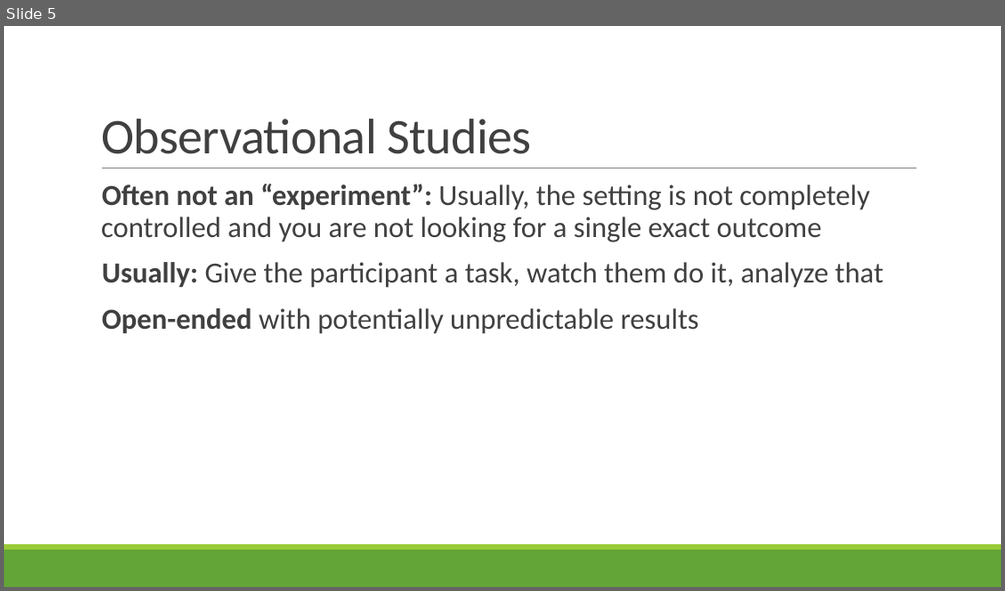
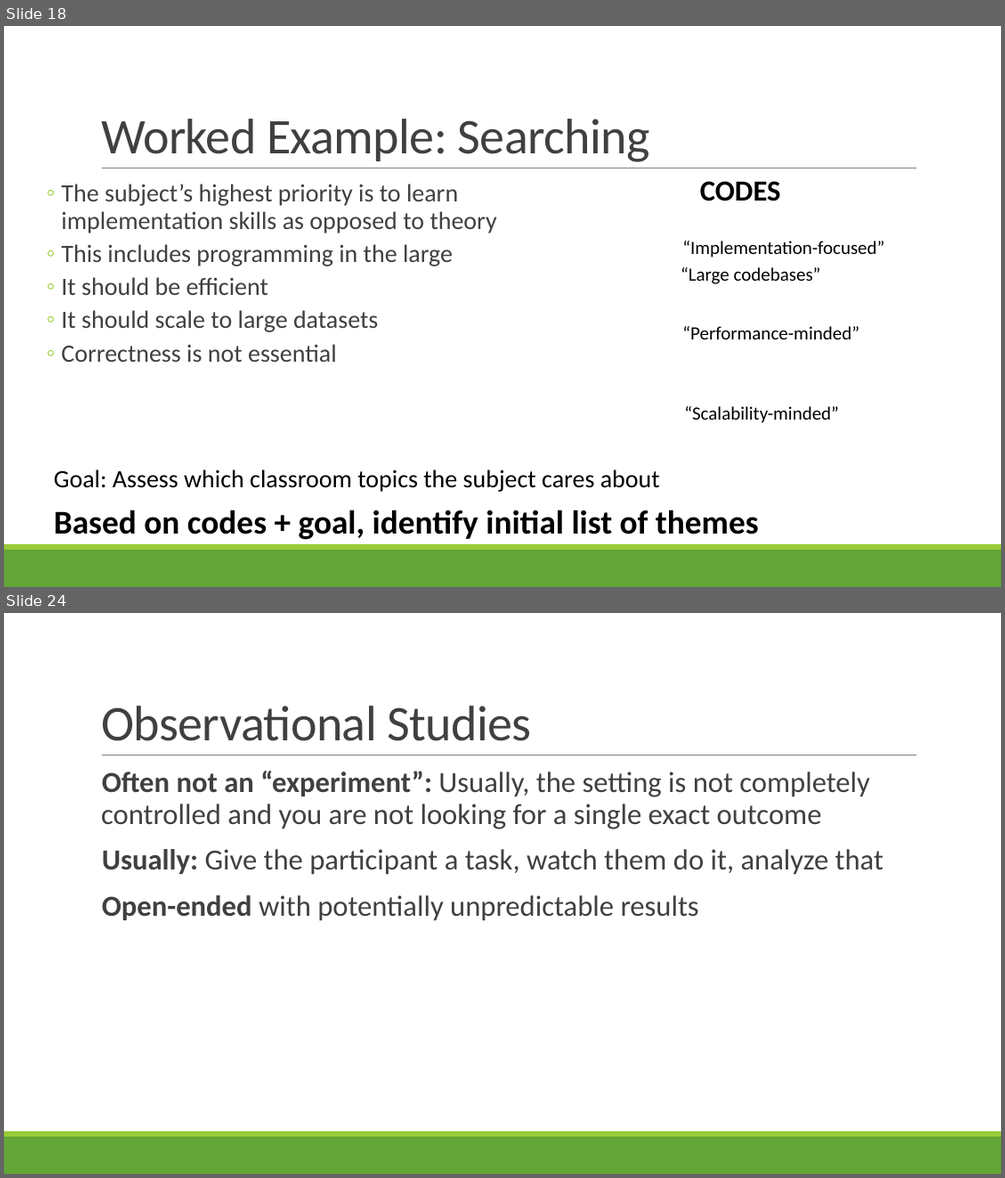
Before and after one commit to rbohrer/pl-course, a slide deck: LectureSlides/09Design3.pptx. Shown one above the other, each under a label of ours: slide 5 before the commit, slides 18 and 24 after it; the slides between them are not shown. The pictures are 1005x591 and 1005x1178 pixels, drawn with LibreOffice and Linux fonts; fonts in the diff are those of the drawing. Boxes give left, top, right and bottom in pixels: in the first picture for what was removed or moved away, otherwise in the second. Text is boxed around its words. In the diff, an @@ line names an element or a change of style, - is before the commit and + after.

```diff
--- a/LectureSlides/09Design3.pptx
+++ b/LectureSlides/09Design3.pptx
@@ slide 18 added at [4,26,1001,587], background #FFFFFF; not listed: 3 template elements that a slide beside it also shows @@
@@ title added at [101,119,650,162], 48 pt, text #404040 @@
+Worked Example: Searching
@@ text added at [61,184,497,362], 24 pt, text #404040 @@
+  ◦ The subject’s highest priority is to learn implementation skills as opposed to theory
+  ◦ This includes programming in the large
+  ◦ It should be efficient
+  ◦ It should scale to large datasets
+  ◦ Correctness is not essential
@@ text added at [700,181,781,201], 28 pt, text #000000, bold @@
+CODES
@@ text added at [682,240,884,257], 18 pt, text #000000 @@
+“Implementation-focused”
@@ text added at [680,267,821,284], 18 pt, text #000000 @@
+“Large codebases”
@@ text added at [682,326,859,339], 18 pt, text #000000 @@
+“Performance-minded”
@@ text added at [684,406,839,423], 18 pt, text #000000 @@
+“Scalability-minded”
@@ text added at [54,469,660,491], 24 pt, text #000000 @@
+Goal: Assess which classroom topics the subject cares about
@@ text added at [54,509,759,540], 32 pt, text #000000, bold @@
+Based on codes + goal, identify initial list of themes
@@ what was slide 5 is now slide 24 @@
```
Also in this commit, not shown: 2 slides changed, 17 other slides added, 2 slides removed.
